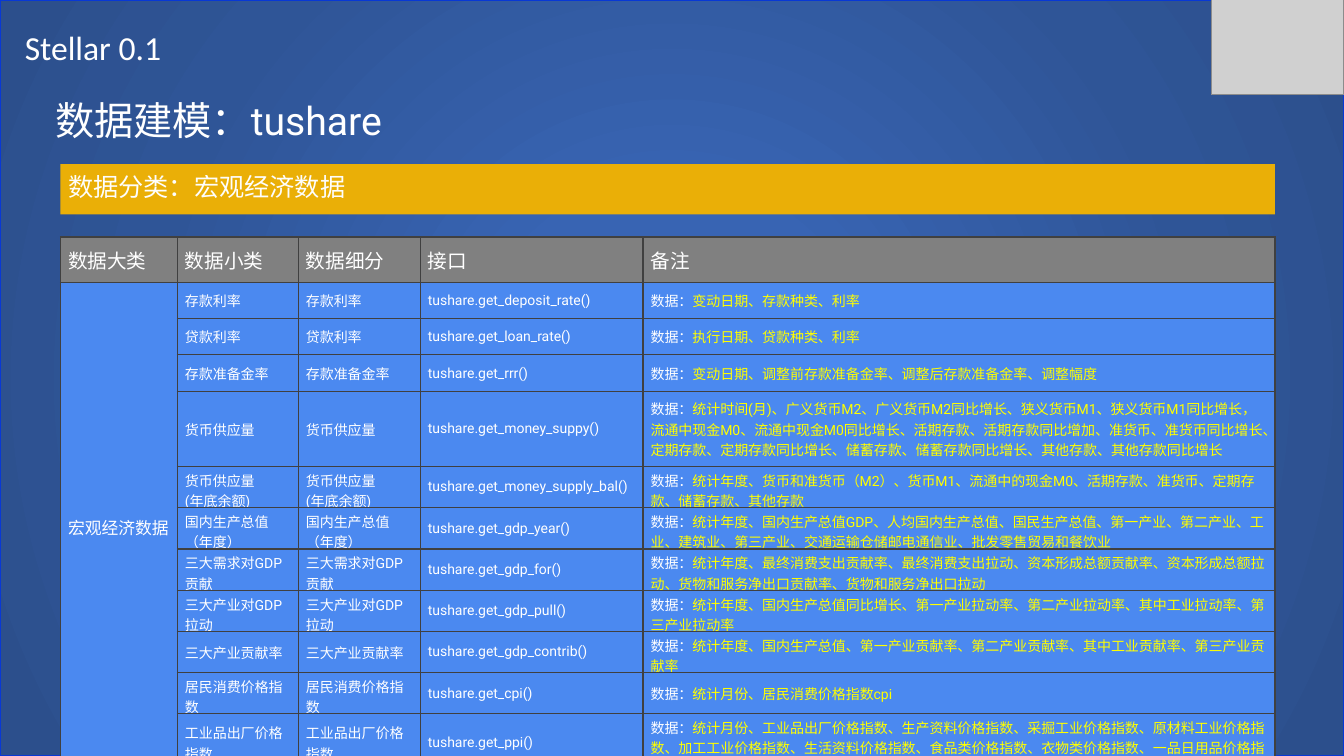
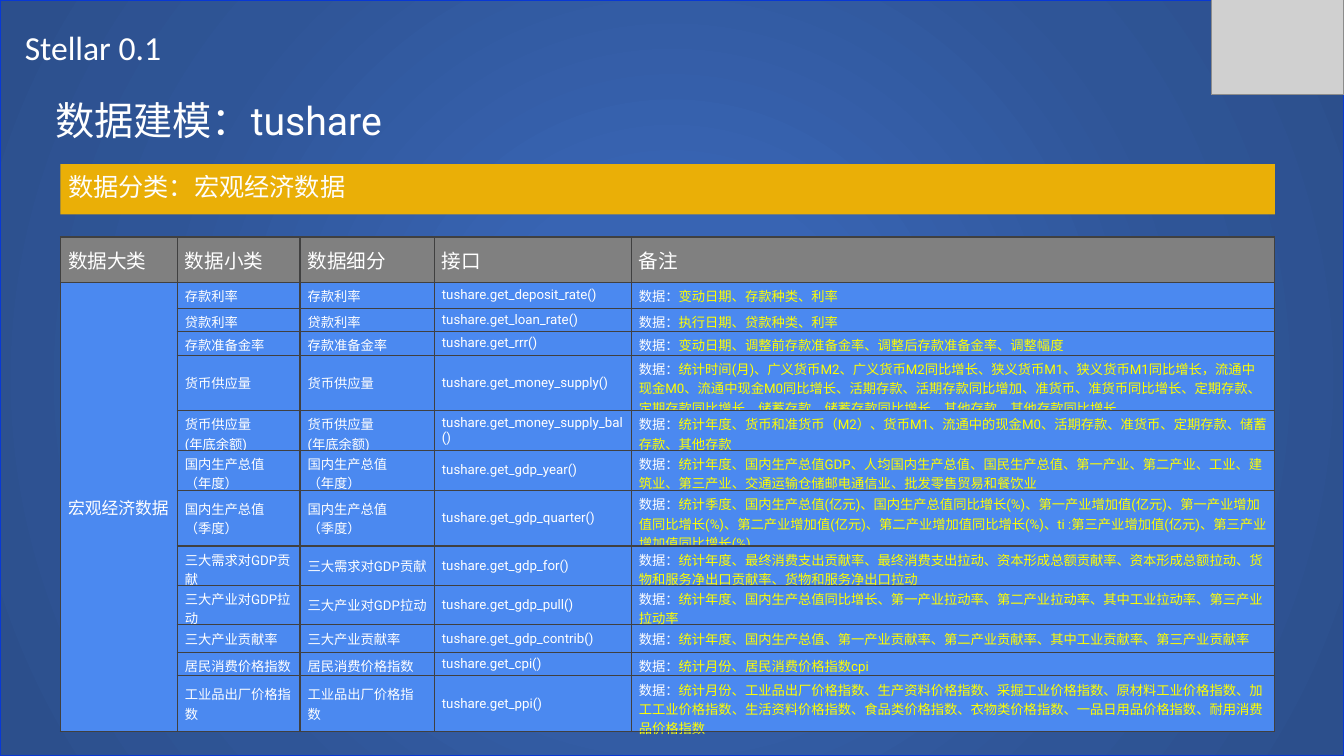
Before and after one commit to SCITLAS/Stellar, a slide deck: slide 15 of Stellar_0.1/documents/design.pptx. Drawn at 1344x756 pixels with LibreOffice and Linux fonts; fonts in the diff are those of the drawing; grey boxes stand for pictures. Boxes give left, top, right and bottom in pixels: in the first picture for what was removed or moved away, otherwise in the second. Text is boxed around its words. In the diff, an @@ line names an element or a change of style, - is before the commit and + after.

Commit message:
Update design document, add MySQL database and table basic design.

```diff
--- a/Stellar_0.1/documents/design.pptx
+++ b/Stellar_0.1/documents/design.pptx
@@ table at box(60, 237, 1274, 741) @@
-row 5, column 4: tushare.get_money_suppy()
+row 5, column 4: tushare.get_money_supply()
+row 8:  | 国内生产总值 （季度） | 国内生产总值 （季度） | tushare.get_gdp_quarter() | 数据：统计季度、国内生产总值(亿元)、国内生产总值同比增长(%)、第一产业增加值(亿元)、第一产业增加值同比增长(%)、第二产业增加值(亿元)、第二产业增加值同比增长(%)、ti :第三产业增加值(亿元)、第三产业增加值同比增长(%)
```
Also in this commit, not shown: 6 other slides changed, 9 slides added.
